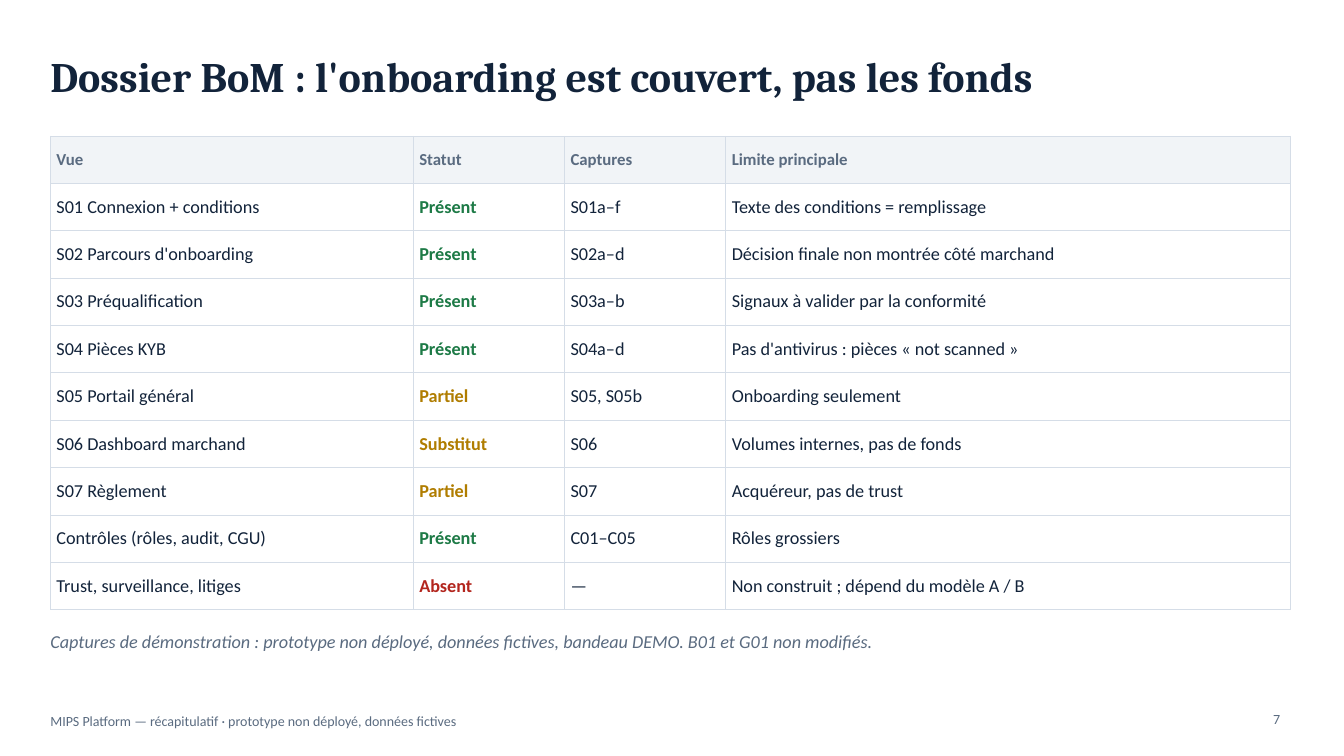
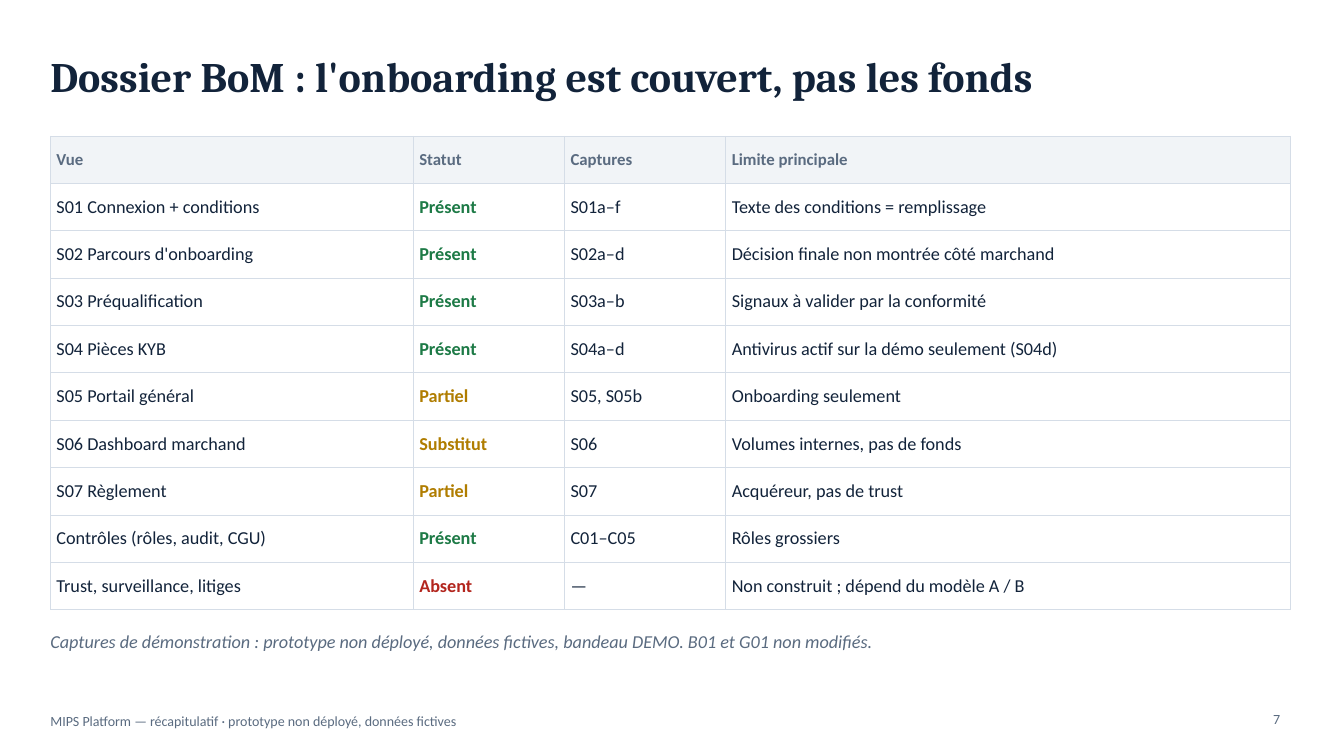
Before and after one commit to fmassonmips/mips-platform, a slide deck: slide 7 of outputs/recap/MIPS-recapitulatif.pptx. Drawn at 1344x756 pixels with LibreOffice and Linux fonts; fonts in the diff are those of the drawing. Boxes give left, top, right and bottom in pixels: in the first picture for what was removed or moved away, otherwise in the second. Text is boxed around its words. In the diff, an @@ line names an element or a change of style, - is before the commit and + after.

```diff
--- a/outputs/recap/MIPS-recapitulatif.pptx
+++ b/outputs/recap/MIPS-recapitulatif.pptx
@@ table at (50, 136, 1291, 599) @@
-row 5, column 4: Pas d'antivirus : pièces « not scanned »
+row 5, column 4: Antivirus actif sur la démo seulement (S04d)
```
Also in this commit, not shown: 1 other file.
